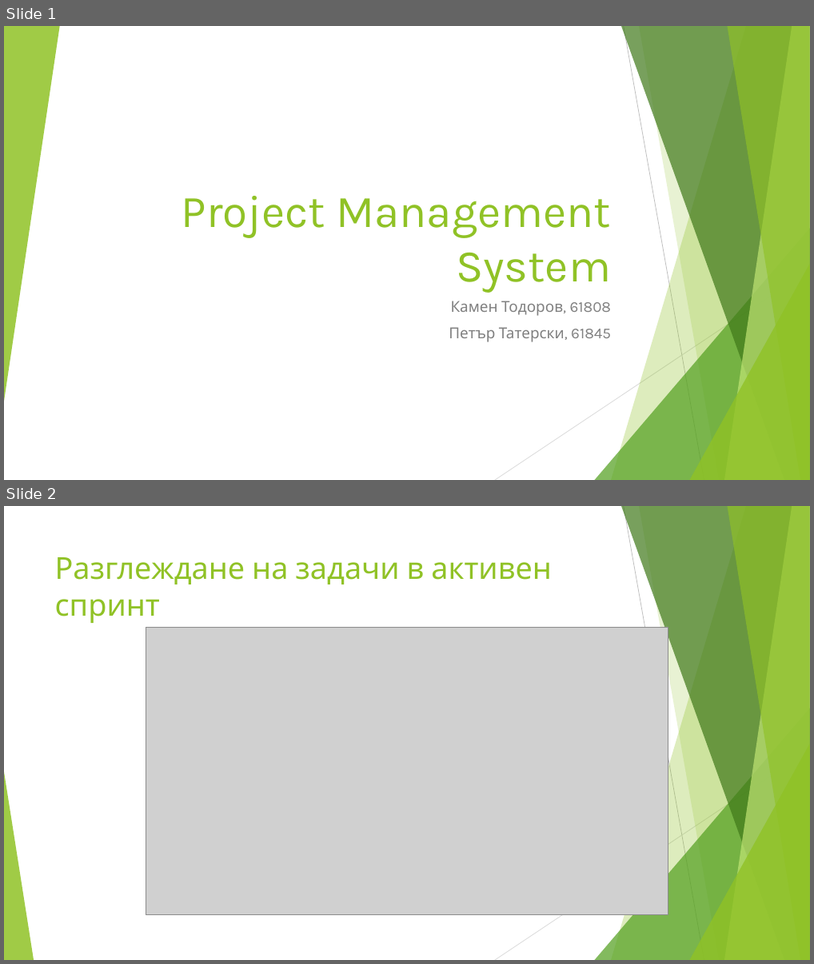
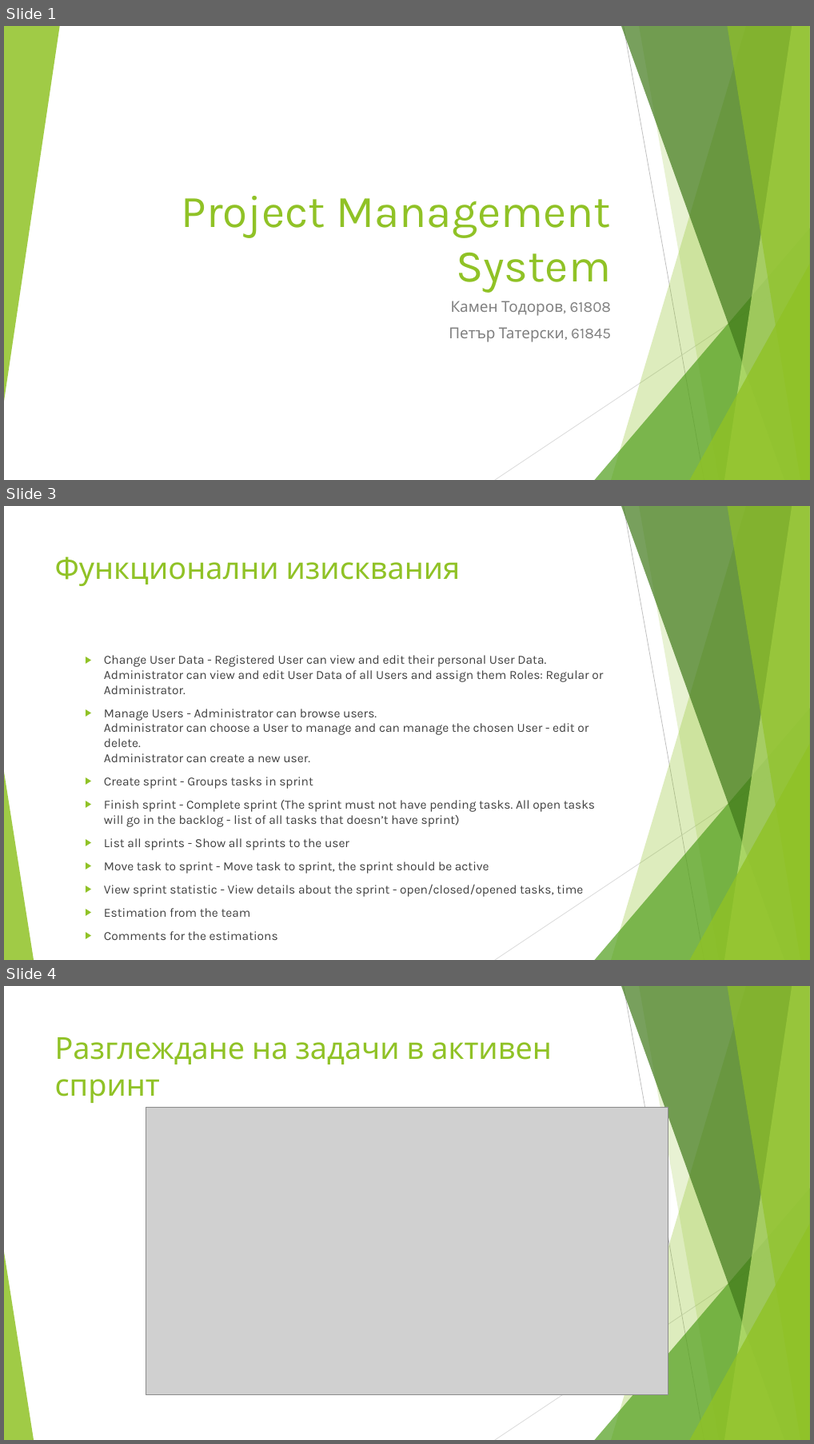
Before and after one commit to peter359/course-react, a slide deck: PMS.pptx. Shown one above the other, each under a label of ours: slides 1 and 2 before the commit, slides 1, 3 and 4 after it; the slides between them are not shown. The pictures are 814x964 and 814x1444 pixels, drawn with LibreOffice and Linux fonts; fonts in the diff are those of the drawing; grey boxes stand for pictures. Boxes give left, top, right and bottom in pixels: in the first picture for what was removed or moved away, otherwise in the second. Text is boxed around its words. In the diff, an @@ line names an element or a change of style, - is before the commit and + after.

```diff
--- a/PMS.pptx
+++ b/PMS.pptx
@@ slide 3 added at (x1=4, y1=506, x2=810, y2=960), background #FFFFFF; not listed: 10 template elements that a slide beside it also shows @@
@@ title added at (x1=55, y1=556, x2=461, y2=586), 36 pt, text #90C226 @@
+Функционални изисквания
@@ text added at (x1=104, y1=655, x2=603, y2=896), 14.8 pt, text #404040 @@
+  ▶ Change User Data - Registered User can view and edit their personal User Data.
+    Administrator can view and edit User Data of all Users and assign them Roles: Regular or Administrator.
+  ▶ Manage Users - Administrator can browse users.
+    Administrator can choose a User to manage and can manage the chosen User - edit or delete.
+    Administrator can create a new user.
+  ▶ Create sprint - Groups tasks in sprint
+  ▶ Finish sprint - Complete sprint (The sprint must not have pending tasks. All open tasks will go in the backlog - list of all tasks that doesn’t have sprint)
+  ▶ List all sprints - Show all sprints to the user
+  ▶ Move task to sprint - Move task to sprint, the sprint should be active
+  ▶ View sprint statistic - View details about the sprint - open/closed/opened tasks, time
+  ▶ Estimation from the team
+  ▶ Comments for the estimations
@@ what was slide 2 is now slide 4 @@
```
Also in this commit, not shown: 1 other slide added, 2 other files.
